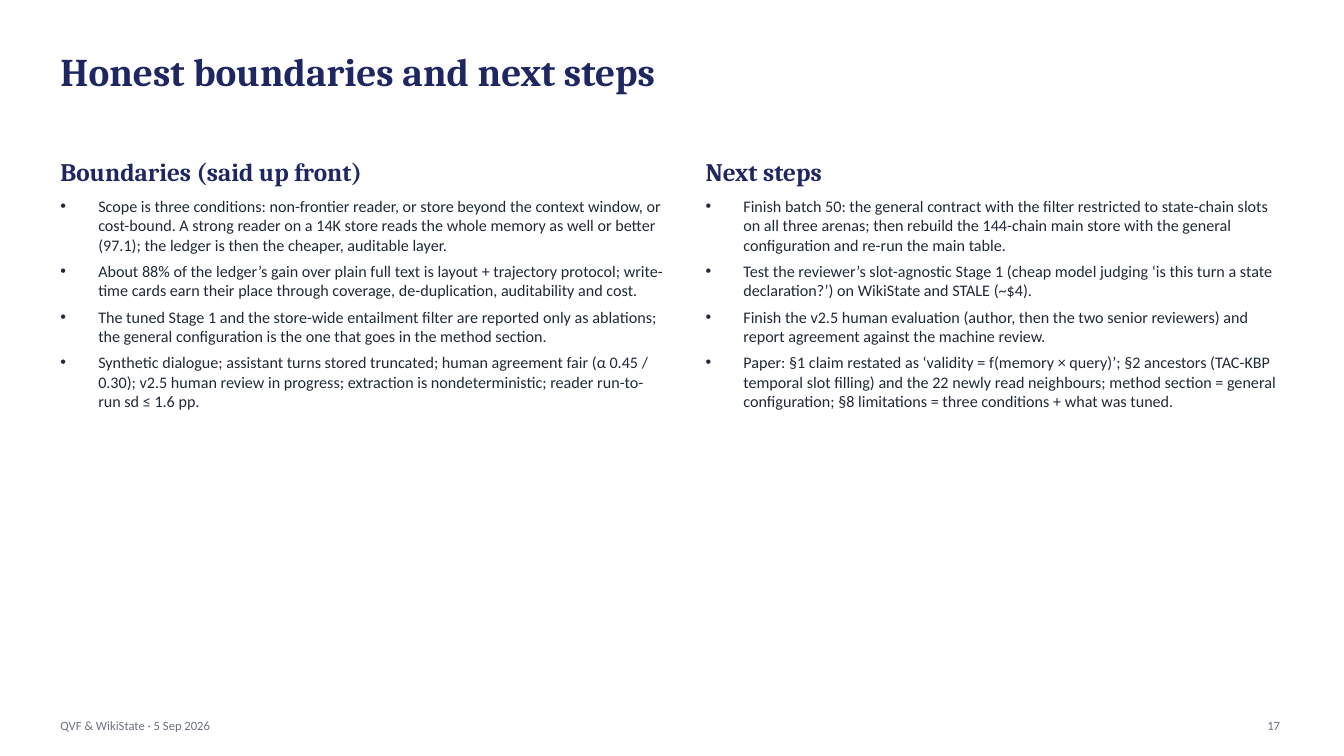
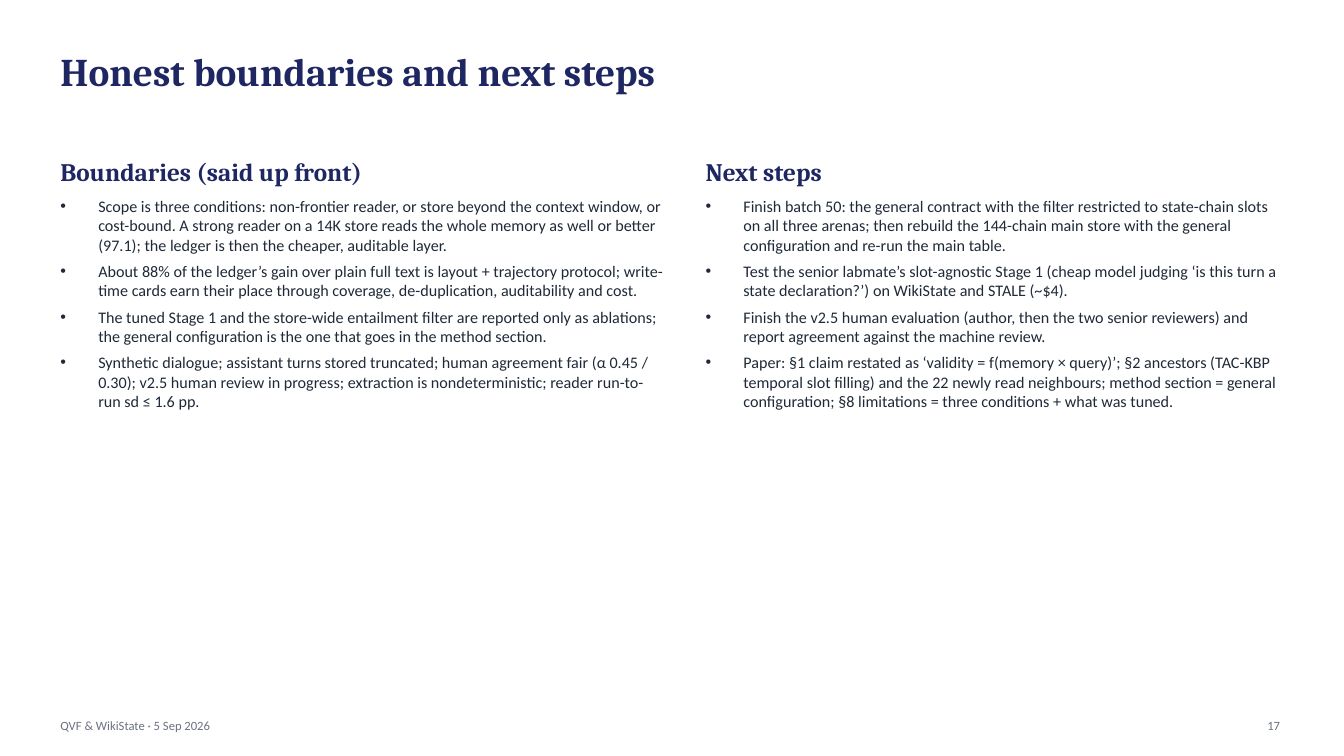
Before and after one commit to jeremyz12/qvf_withcontroller, a slide deck: slide 17 of results/talk_qvf_wikistate_20260905.pptx. Drawn at 1344x756 pixels with LibreOffice and Linux fonts; fonts in the diff are those of the drawing. Boxes give left, top, right and bottom in pixels: in the first picture for what was removed or moved away, otherwise in the second. Text is boxed around its words. In the diff, an @@ line names an element or a change of style, - is before the commit and + after.

```diff
--- a/results/talk_qvf_wikistate_20260905.pptx
+++ b/results/talk_qvf_wikistate_20260905.pptx
@@ text at <box>743,265,1276,298</box>: text changed @@
-• Test the reviewer’s slot-agnostic Stage 1 (cheap model judging ‘is this turn a state declaration?’) on WikiState and STALE (~$4).
+• Test the senior labmate’s slot-agnostic Stage 1 (cheap model judging ‘is this turn a state declaration?’) on WikiState and STALE (~$4).
```
Also in this commit, not shown: 4 other slides changed, 2 other files.
